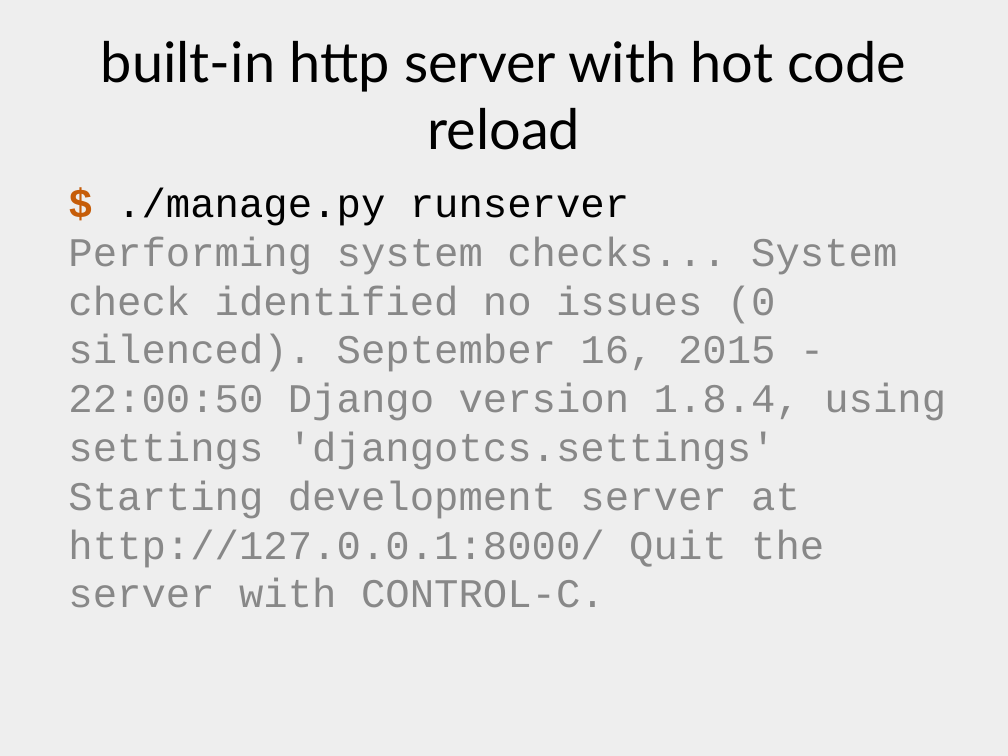
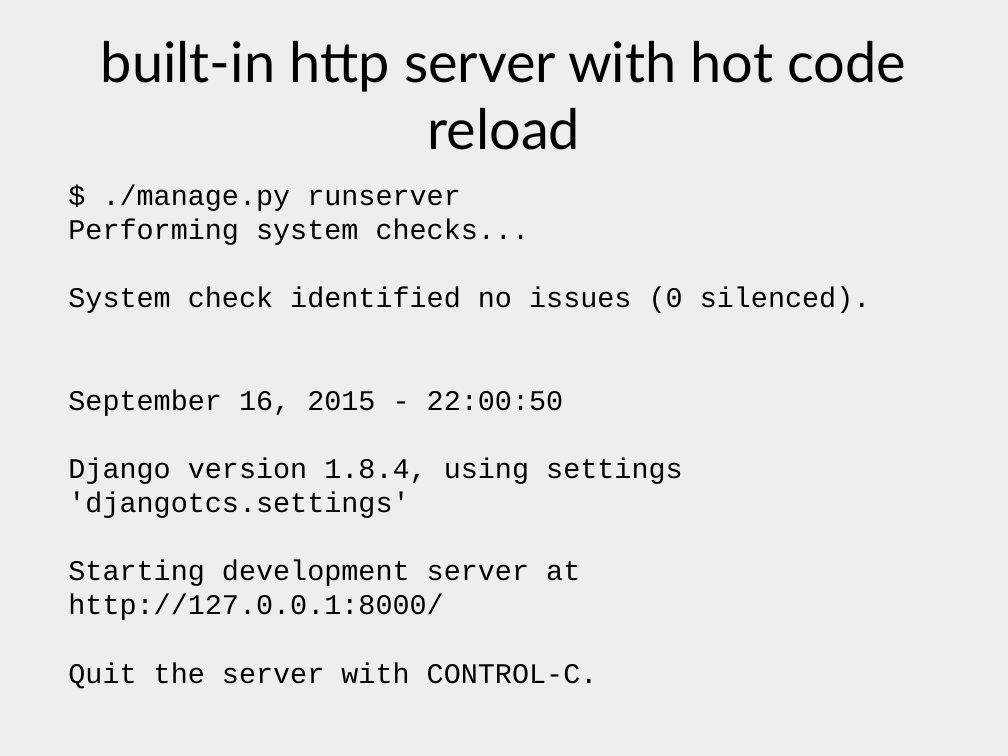
Before and after one commit to xrmx/tcs-lademuta, a slide deck: slide 24 of django.odp. Drawn at 1008x756 pixels with LibreOffice and Linux fonts; fonts in the diff are those of the drawing. Boxes give left, top, right and bottom in pixels: in the first picture for what was removed or moved away, otherwise in the second. Text is boxed around its words. In the diff, an @@ line names an element or a change of style, - is before the commit and + after.

```diff
--- a/django.odp
+++ b/django.odp
@@ text "$ ./manage.py runserver Performing system ..." at (x1=68, y1=185, x2=871, y2=689): size 32 to 22.4 pt, text colour #888888 to #000000; text colour #C65D09 to #000000, bold off in "$" @@
```
Also in this commit, not shown: 6 other slides changed, 2 other files.
